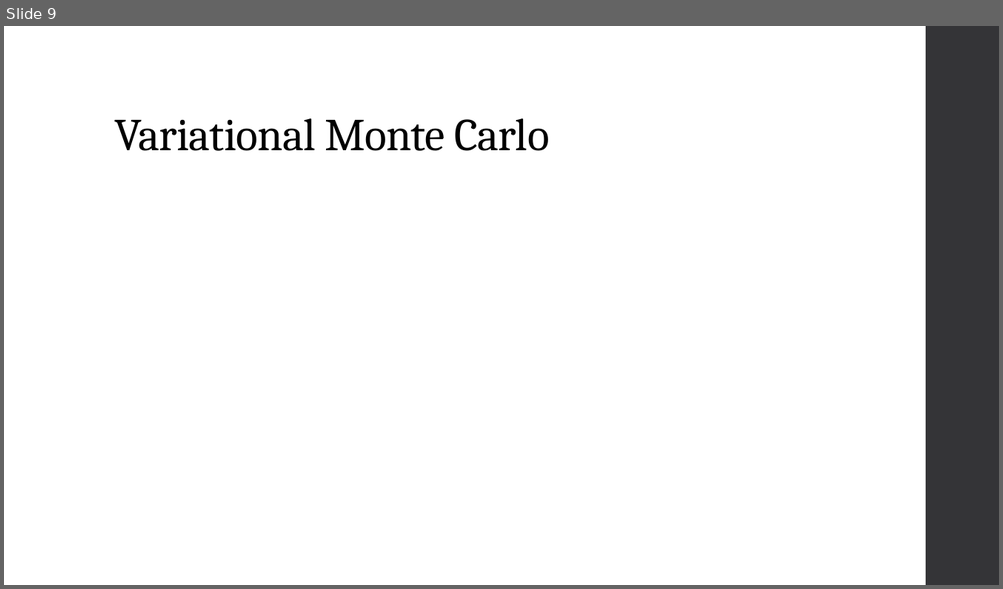
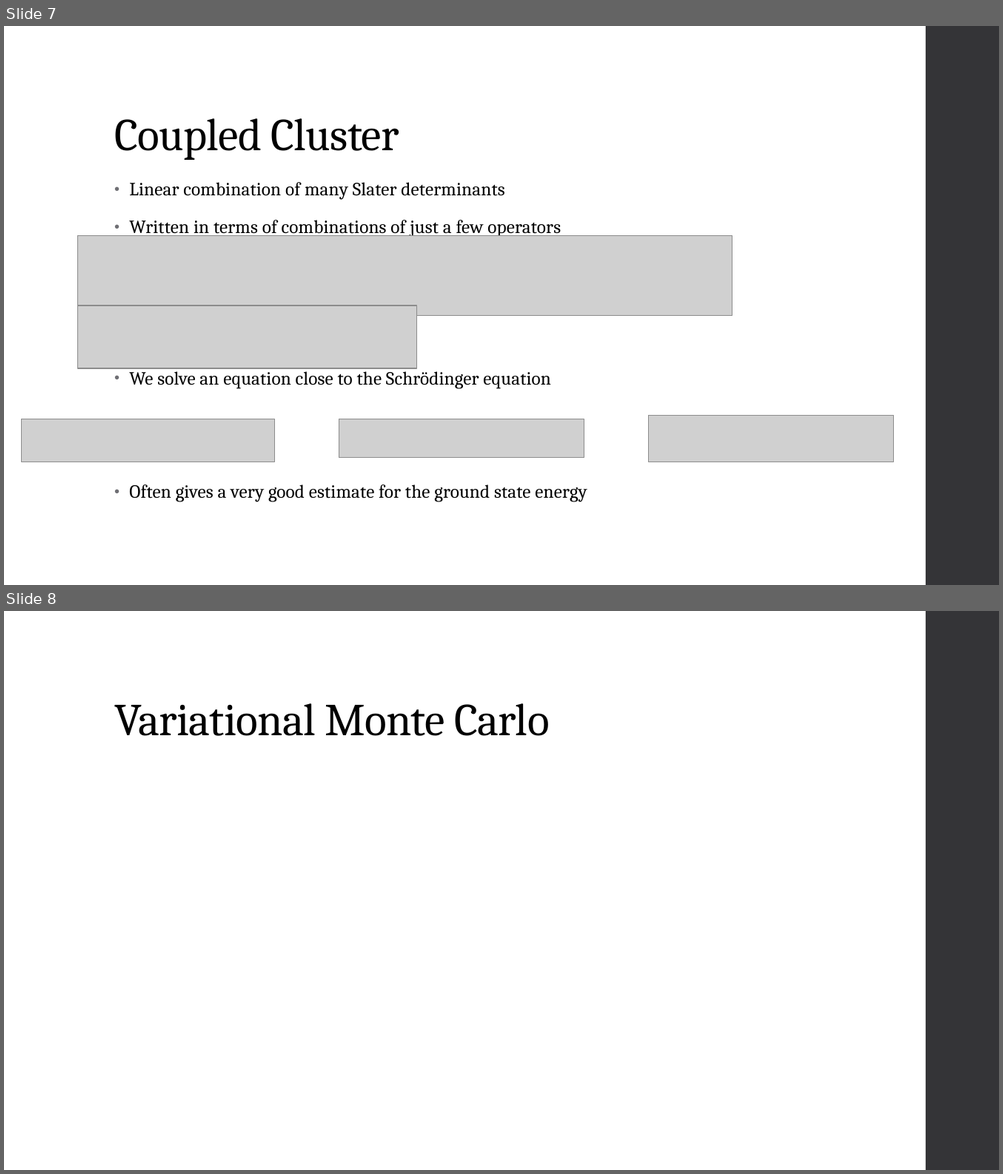
Before and after one commit to KarlHenrik/ComputationalPhysicsMaster, a slide deck: Thesis/Thesis Presentation.pptx. Shown one above the other, each under a label of ours: slide 9 before the commit, slides 7 and 8 after it. The pictures are 1003x589 and 1003x1174 pixels, drawn with LibreOffice and Linux fonts; fonts in the diff are those of the drawing; grey boxes stand for pictures. Boxes give left, top, right and bottom in pixels: in the first picture for what was removed or moved away, otherwise in the second. Text is boxed around its words. In the diff, an @@ line names an element or a change of style, - is before the commit and + after.

```diff
--- a/Thesis/Thesis Presentation.pptx
+++ b/Thesis/Thesis Presentation.pptx
@@ slide 7 added at (x1=4, y1=26, x2=999, y2=585), background #FFFFFF; not listed: 1 template element that a slide beside it also shows @@
@@ title added at (x1=114, y1=118, x2=398, y2=160), 44 pt, text #000000 @@
+Coupled Cluster
@@ text added at (x1=129, y1=182, x2=586, y2=503), 18 pt, text #000000 @@
+• Linear combination of many Slater determinants
+• Written in terms of combinations of just a few operators
+• We solve an equation close to the Schrödinger equation
+• Often gives a very good estimate for the ground state energy
@@ picture added at (x1=77, y1=235, x2=731, y2=315) @@
@@ picture added at (x1=77, y1=306, x2=416, y2=369) @@
@@ picture added at (x1=22, y1=419, x2=275, y2=463) @@
@@ picture added at (x1=339, y1=419, x2=583, y2=458) @@
@@ picture added at (x1=649, y1=415, x2=893, y2=463) @@
@@ what was slide 9 is now slide 8 @@
```
Also in this commit, not shown: 6 slides changed, 1 other slide added, 2 slides removed, 3 other files.
